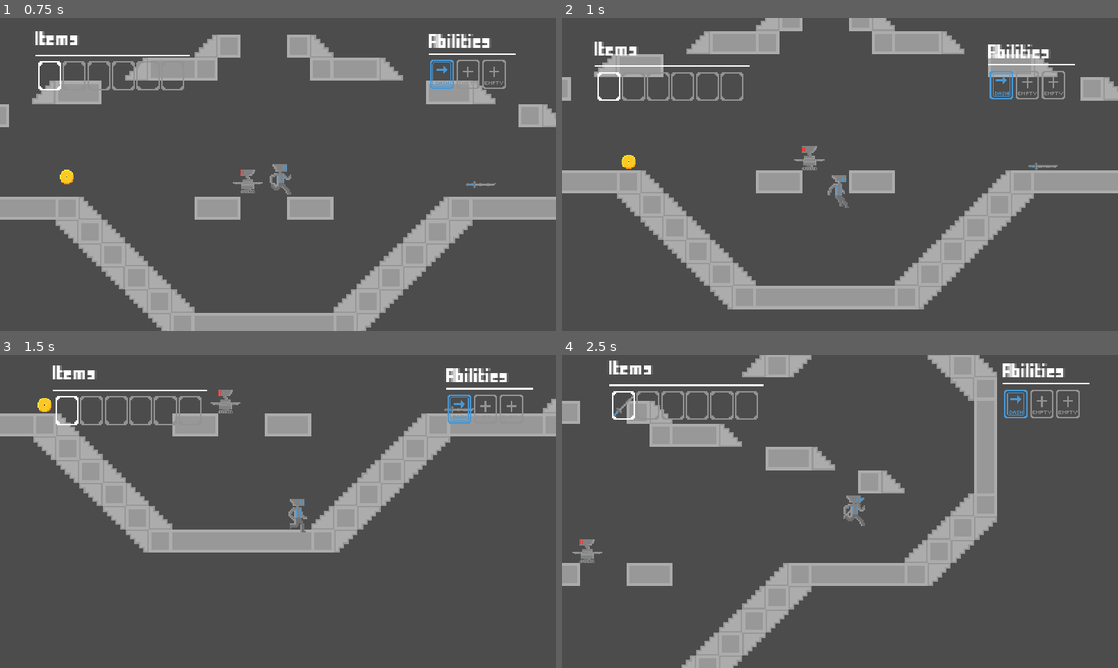
Above: before the commit, frames 1-4 (two rows, left to right).
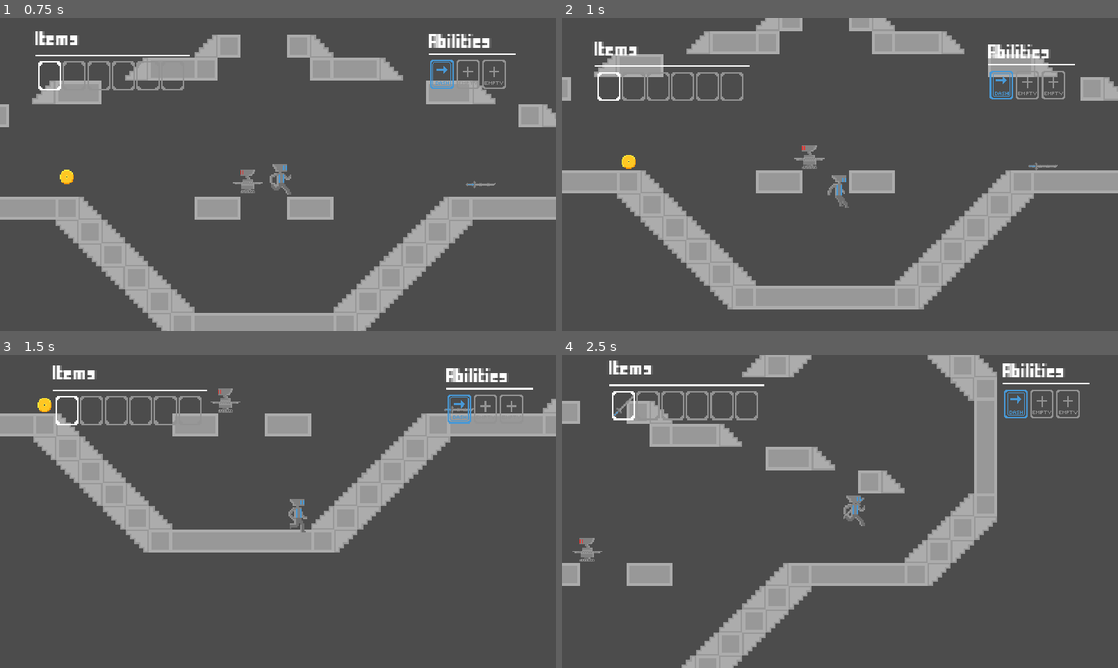
Above: after the commit, the same moments.

Repository: LQR471814/Machine
Game: Godot game, scene res://Menu.tscn
Same seed, same stepped clock (60 frames per second), same inputs: the game is played once before the commit and once after it.
Inputs:
- Up to frame 1 (0.75 s): click "Singleplayer" at 0.5 s
- Up to frame 2 (1 s): no input
- Up to frame 3 (1.5 s): hold Right (ui_right) from 1.28 s (still down); hold Ctrl (dash) from 1.28 s (still down)
- Up to frame 4 (2.5 s): keep holding Right (ui_right); tap Up (ui_up) at 1.52, 2.27 s; release Ctrl (dash) at 2.03 s; tap Ctrl (dash) at 2.1 s

Frame 1 is identical in both runs. In frame 2, less than 0.1% of the frame differs, in the area x 41-48%, y 40-49%; in frame 3, less than 0.1%; in frame 4, 0.2%, in the area x 1-93%, y 9-67%.

Commit message:
Added player collision with other kinematic bodies

Diff:
--- a/Client.tscn
+++ b/Client.tscn
@@ -295,6 +295,10 @@
 "speed": 5.0
 } ]
 
+[sub_resource type="CapsuleShape2D" id=21]
+radius = 6.0
+height = 10.0
+
 [node name="World" type="Node2D"]
 script = ExtResource( 32 )
 
@@ -307,10 +311,12 @@
 script = ExtResource( 26 )
 
 [node name="RunCollision" type="CollisionShape2D" parent="Player"]
+visible = false
 position = Vector2( 0, -1 )
 shape = SubResource( 1 )
 
 [node name="CrouchCollision" type="CollisionShape2D" parent="Player"]
+visible = false
 shape = SubResource( 2 )
 
 [node name="DashEffectRight" type="Particles2D" parent="Player"]
@@ -547,4 +553,20 @@
 
 [node name="Texture" type="Sprite" parent="Player/Items/Margin/ItemSlots/Item5"]
 position = Vector2( 75, 10 )
+
+[node name="Collisions" type="Area2D" parent="Player"]
+collision_layer = 2
+collision_mask = 2
+
+[node name="Collision" type="CollisionShape2D" parent="Player/Collisions"]
+visible = false
+position = Vector2( 0, -1 )
+shape = SubResource( 21 )
+
+[node name="CollisionDirection" type="RayCast2D" parent="Player"]
+enabled = true
+cast_to = Vector2( 10, 0 )
+collision_mask = 2
 [connection signal="timeout" from="Player/DashTimer" to="Player" method="_on_DashTimer_timeout"]
+[connection signal="body_shape_entered" from="Player/Collisions" to="Player" method="_on_Collisions_body_shape_entered"]
+[connection signal="body_shape_exited" from="Player/Collisions" to="Player" method="_on_Collisions_body_shape_exited"]
--- a/enemies/Enemy_Weak.tscn
+++ b/enemies/Enemy_Weak.tscn
@@ -6,7 +6,7 @@
 [ext_resource path="res://src/Enemy_Weak.gd" type="Script" id=4]
 
 [sub_resource type="RectangleShape2D" id=1]
-extents = Vector2( 8, 11 )
+extents = Vector2( 8, 12 )
 
 [sub_resource type="SpriteFrames" id=2]
 animations = [ {
@@ -18,8 +18,8 @@
 
 [node name="Enemy" type="KinematicBody2D"]
 scale = Vector2( 0.75, 0.75 )
-collision_layer = 3
-collision_mask = 3
+collision_layer = 2
+collision_mask = 2
 script = ExtResource( 4 )
 
 [node name="Collision" type="CollisionShape2D" parent="."]
@@ -29,3 +29,9 @@
 [node name="Sprite" type="AnimatedSprite" parent="."]
 frames = SubResource( 2 )
 animation = "run"
+
+[node name="PushDetector" type="Area2D" parent="."]
+
+[node name="Collision" type="CollisionShape2D" parent="PushDetector"]
+position = Vector2( 0, 1.33333 )
+shape = SubResource( 1 )
--- a/src/Enemy_Weak.gd
+++ b/src/Enemy_Weak.gd
@@ -1,12 +1,17 @@
 extends KinematicBody2D
 
 const GRAVITY = 300
+const FRICTION = 0.05
 
 var motion = Vector2.ZERO
 
 func _ready():
-	pass
+	get_parent().get_parent().get_parent().get_node("Player").connect("PlayerCollide", self, "playerCollision")
 
 func _process(delta):
+	motion.x = lerp(motion.x, 0, FRICTION)
 	motion.y += GRAVITY * delta
-	motion = move_and_slide(motion, Vector2.UP)
+	motion = move_and_slide(motion, Vector2.UP, false, 4, 0.785398, false)
+
+func playerCollision(motionVector):
+	motion.x = motionVector.x * 0.75
--- a/src/Player.gd
+++ b/src/Player.gd
@@ -1,4 +1,6 @@
 extends KinematicBody2D
+
+signal PlayerCollide(motionVector)
 
 const ACCELERATION = 1024
 const MAX_SPEED = 150
@@ -20,6 +22,8 @@
 var motion = Vector2.ZERO
 var canDash = true
 var playerSocket = null
+var exitedCollisions = false
+var quit = false
 
 onready var sprite = $Sprite
 onready var runCollider = $RunCollision
@@ -31,6 +35,7 @@
 onready var helpGui = $Help
 onready var backItemSprite = $BackItemSprite
 onready var handItemSprite = $HandItemSprite
+onready var collisionDirection = $CollisionDirection
 
 var invSlotActions = ["inv_slot_0", "inv_slot_1", "inv_slot_2", "inv_slot_3", "inv_slot_4", "inv_slot_5"]
 var toggledHelp = -1
@@ -44,6 +49,11 @@
 	get_node("Cooldowns/Container/Cooldowns/DashCooldown/DashMargin/DashCooldown").animation = "DashReady"
 	get_node("Cooldowns/Container/Cooldowns/DashCooldown/DashMargin/DashCooldown").speed_scale = 1
 	switchItem(selected_item)
+
+	#? Raycast exceptions
+	collisionDirection.add_exception(get_parent().get_node("Map/TileMap"))
+	for child in get_parent().get_node("Map/Items").get_children():
+		collisionDirection.add_exception(child)
 
 func _process(delta):
 	var input = Input.get_action_strength("ui_right") - Input.get_action_strength("ui_left")
@@ -86,6 +96,7 @@
 						dashEffectLeft.emitting = true
 
 					sprite.flip_h = input < 0 #? Flip sprite according to direction
+					flipRays(input)
 					motion.x = DASH_FORCE * input / DASH_FRAMES #? Apply dash force
 					canDash = false
 					dashTimer.wait_time = DASH_WAIT_TIME
@@ -101,6 +112,7 @@
 
 			if input != 0:
 				sprite.flip_h = input < 0
+				flipRays(input)
 
 			handItemSprite.flip_h = input < 0
 			if sprite.flip_h == true:
@@ -153,6 +165,7 @@
 
 					#? Replace crouch visuals with run visuals if running
 					sprite.flip_h = input < 0 #? Flip sprite according to direction
+					flipRays(input)
 					sprite.animation = "Run"
 					sprite.playing = true
 					animationPlayer.play("Run")
@@ -176,6 +189,7 @@
 					motion.x = input * MAX_SPEED
 
 					sprite.flip_h = input < 0 #? Flip sprite according to direction
+					flipRays(input)
 					backItemSprite.flip_h = input < 0
 
 					if (input < 0) == true and motion.x != 0:
@@ -209,7 +223,11 @@
 
 		motion.y += GRAVITY * delta #? Apply gravity
 
-	motion = move_and_slide(motion, Vector2.UP)
+	if exitedCollisions == false: #? Send Collision to enemy
+		if collisionDirection.is_colliding():
+			emit_signal("PlayerCollide", motion)
+
+	motion = move_and_slide(motion, Vector2.UP, false, 4, 0.785398, false)
 
 func checkForItemSwitch():
 	var i = 0
@@ -293,5 +311,16 @@
 		backItemSprite.texture = null
 		handItemSprite.texture = null
 
+func flipRays(input):
+	collisionDirection.scale.x = input
+
 func init(init_socket):
 	playerSocket = init_socket
+
+func _on_Collisions_body_shape_entered(_body_id, body, _body_shape, _area_shape):
+	if get_parent().get_node("Map/Enemies").find_node(body.name):
+		exitedCollisions = false
+
+func _on_Collisions_body_shape_exited(_body_id, body, _body_shape, _area_shape):
+	if get_parent().get_node("Map/Enemies").find_node(body.name):
+		exitedCollisions = true
Not shown: 1 places in Client.tscn that only renumber resources
